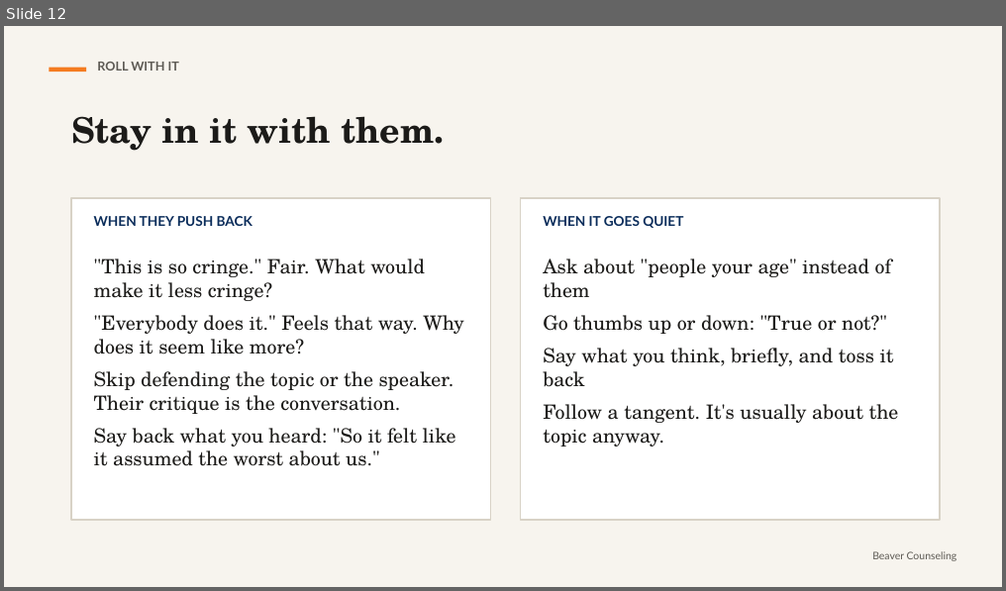
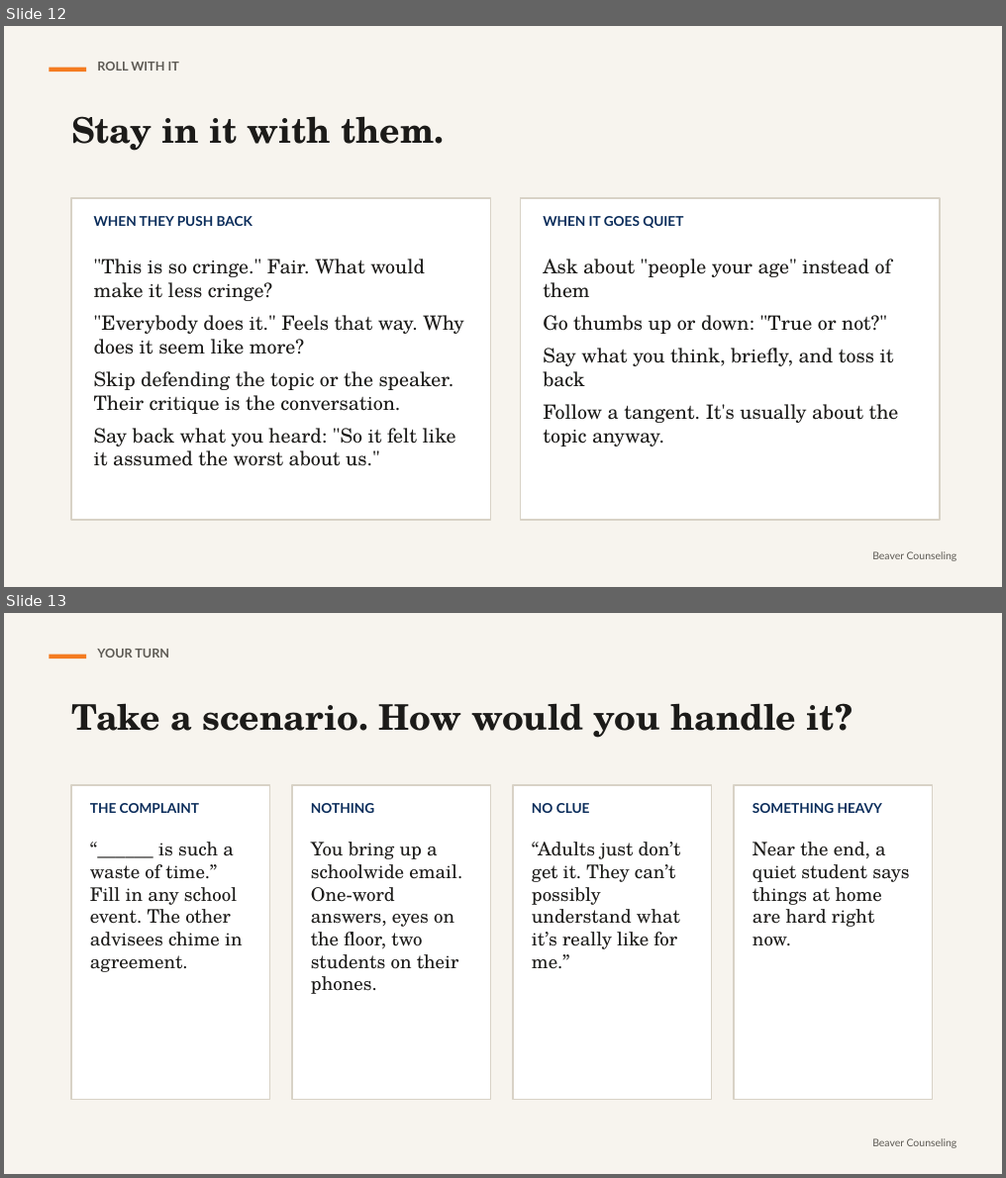
Before and after one commit to rmwtoolkit/bcds-toolkit, a slide deck: decks/less-cringe-more-connection-lesson-v2.pptx. Shown one above the other, each under a label of ours: slide 12 before the commit, slides 12 and 13 after it. The pictures are 1006x591 and 1006x1178 pixels, drawn with LibreOffice and Linux fonts; fonts in the diff are those of the drawing. Boxes give left, top, right and bottom in pixels: in the first picture for what was removed or moved away, otherwise in the second. Text is boxed around its words. In the diff, an @@ line names an element or a change of style, - is before the commit and + after.

```diff
--- a/decks/less-cringe-more-connection-lesson-v2.pptx
+++ b/decks/less-cringe-more-connection-lesson-v2.pptx
@@ slide 13 added at (4, 613, 1002, 1174), background #F7F4EE @@
@@ rectangle added at (49, 655, 86, 659), fill #F47B20 @@
@@ text added at (97, 649, 169, 658), 12 pt, text #5D5A54, bold @@
+YOUR TURN
@@ text added at (71, 703, 852, 738), 34 pt, text #1C1B19, bold @@
+Take a scenario. How would you handle it?
@@ rectangle added at (71, 785, 269, 1100), fill #FFFFFF, outline #D8D2C6 1.25 pt @@
@@ rectangle added at (292, 785, 491, 1100), fill #FFFFFF, outline #D8D2C6 1.25 pt @@
@@ rectangle added at (513, 785, 712, 1100), fill #FFFFFF, outline #D8D2C6 1.25 pt @@
@@ rectangle added at (734, 785, 933, 1100), fill #FFFFFF, outline #D8D2C6 1.25 pt @@
@@ text added at (90, 803, 199, 813), 13 pt, text #0B2D5B, bold @@
+THE COMPLAINT
@@ text added at (311, 803, 374, 813), 13 pt, text #0B2D5B, bold @@
+NOTHING
@@ text added at (532, 803, 590, 813), 13 pt, text #0B2D5B, bold @@
+NO CLUE
@@ text added at (752, 803, 882, 813), 13 pt, text #0B2D5B, bold @@
+SOMETHING HEAVY
@@ text added at (90, 842, 243, 972), 18 pt, text #1C1B19 @@
+“______ is such a waste of time.” Fill in any school event. The other advisees chime in agreement.
@@ text added at (311, 842, 462, 994), 18 pt, text #1C1B19 @@
+You bring up a schoolwide email. One-word answers, eyes on the floor, two students on their phones.
@@ text added at (532, 842, 681, 969), 18 pt, text #1C1B19 @@
+“Adults just don’t get it. They can’t possibly understand what it’s really like for me.”
@@ text added at (752, 842, 909, 947), 18 pt, text #1C1B19 @@
+Near the end, a quiet student says things at home are hard right now.
@@ text added at (872, 1139, 957, 1149), 10 pt, text #5D5A54 @@
+Beaver Counseling
```
Also in this commit, not shown: 2 slides changed, 2 slides removed, 3 other files.
